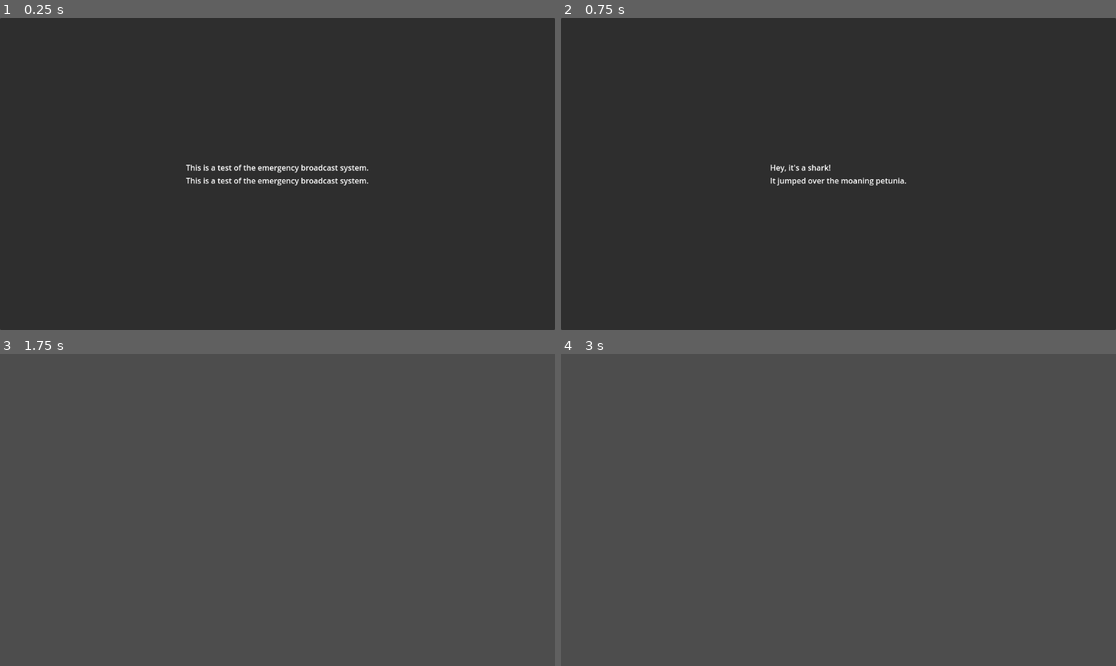
Above: before the commit, frames 1-4 (two rows, left to right).
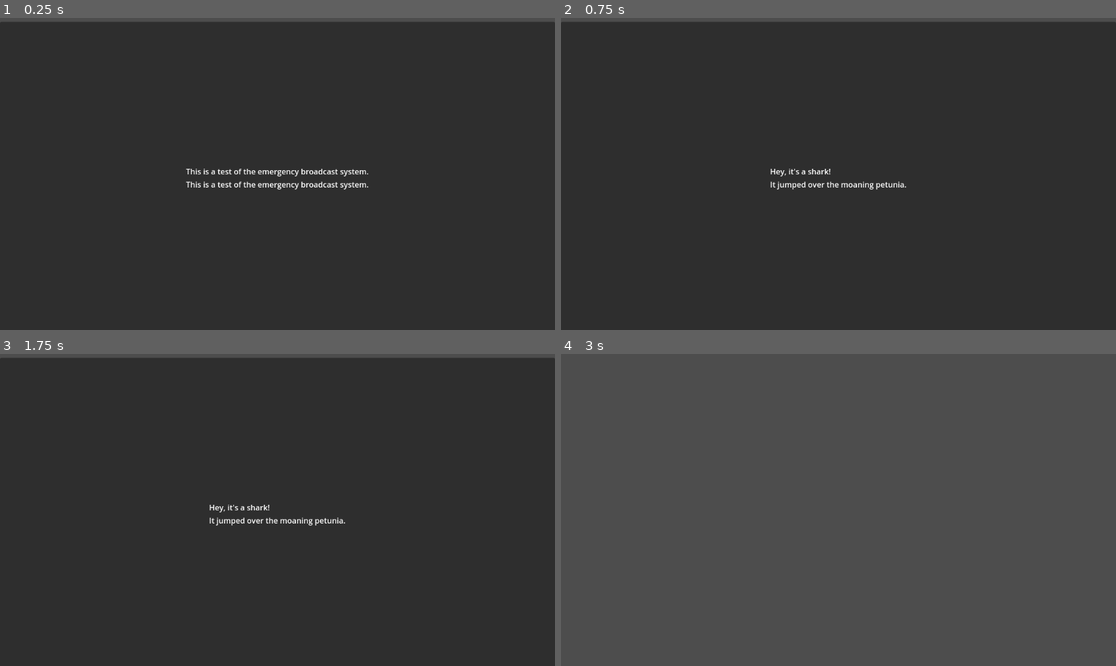
Above: after the commit, the same moments.

Repository: Jantho1990/Stop-Waiting-For-Godot
Game: Godot game, scene res://scenes/SimplePresentationTest/SimplePresentationTest.tscn
Two runs of this game, one before a commit and one after it. Both use one fixed random seed, a clock stepped at 60 frames per second and the inputs below. The project has no main scene, so this scene is started directly.
Inputs:
- Up to frame 1 (0.25 s): no input
- Up to frame 2 (0.75 s): tap Enter at 0.5 s; tap Right (slide_step_next) at 0.6 s
- Up to frame 3 (1.75 s): tap Left (slide_step_prev) at 0.8, 1.35 s; tap R (slide_restart) at 1.25 s; tap Right (slide_step_next) at 1.55 s
- Up to frame 4 (3 s): tap Q (slide_reset) at 2 s; tap Right (slide_step_next) at 2.1 s; tap Left (slide_step_prev) at 2.3, 2.85 s; tap R (slide_restart) at 2.75 s

The runs differ from the first frame. In frame 1, 2.2% of the frame differs, in the area x 0-100%, y 0-56%; in frame 2, 1.7%; in frame 3, 99%, in the area x 0-100%, y 1-100%; in frame 4, nothing differs.

Commit message:
add previous slide logic; refactored advance to next

Diff:
--- a/autoload/Presenter.gd
+++ b/autoload/Presenter.gd
@@ -16,9 +16,9 @@
 
 func _input(_inputEvent: InputEvent) -> void:
   if Input.is_action_just_pressed("slide_step_next"):
-    activePresentation.advance()
+    activePresentation.next()
   elif Input.is_action_just_pressed("slide_step_prev"):
-    pass
+    activePresentation.previous()
   elif Input.is_action_just_pressed("slide_next"):
     pass
   elif Input.is_action_just_pressed("slide_prev"):
--- a/nodes/Presentation.gd
+++ b/nodes/Presentation.gd
@@ -23,17 +23,27 @@
   _activate_slide(currentSlide)
 
 
+func _on_SlideNode_finish_reversed() -> void:
+  if currentSlide.get_index() == 0:
+    return
+  _deactivate_slide(currentSlide)
+  currentSlide = self.slides[currentSlide.get_index() - 1]
+  _activate_slide(currentSlide)
+
+
 func _get_slides() -> Array:
   return get_children()
 
 
 func _activate_slide(slideNode: PresentationSlide) -> void:
   slideNode.finished.connect(_on_SlideNode_finished)
+  slideNode.finish_reversed.connect(_on_SlideNode_finish_reversed)
   slideNode.show()
 
 
 func _deactivate_slide(slideNode: PresentationSlide) -> void:
   slideNode.finished.disconnect(_on_SlideNode_finished)
+  slideNode.finish_reversed.disconnect(_on_SlideNode_finish_reversed)
   slideNode.hide()
 
 
@@ -41,8 +51,12 @@
   emit_signal("finished")
 
 
-func advance() -> void:
-  currentSlide.advance()
+func next() -> void:
+  currentSlide.next()
+
+
+func previous() -> void:
+  currentSlide.previous()
 
 
 func start() -> void:
--- a/nodes/PresentationSlide.gd
+++ b/nodes/PresentationSlide.gd
@@ -2,6 +2,7 @@
 extends Control
 
 signal finished
+signal finish_reversed
 signal started
 
 
@@ -13,15 +14,29 @@
   emit_signal("finished")
 
 
-func advance() -> void:
-  step += 1
-  if step == total_steps:
-    _finish()
+func _finish_reverse() -> void:
+  emit_signal("finish_reversed")
 
 
 func finish() -> void:
   _finish()
 
 
+func next() -> void:
+  if step < total_steps - 1:
+    step += 1
+    return
+
+  step += 1
+  _finish()
+
+
+func previous() -> void:
+  if step == 0:
+    _finish_reverse()
+    return
+  step -= 1
+
+
 func start() -> void:
   step = 0
--- a/scenes/SimplePresentationTest/SimplePresentationTest.tscn
+++ b/scenes/SimplePresentationTest/SimplePresentationTest.tscn
@@ -14,3 +14,5 @@
 
 [node name="Test0Presentation" parent="." instance=ExtResource("2_skdra")]
 layout_mode = 1
+offset_top = 8.0
+offset_bottom = 8.0
